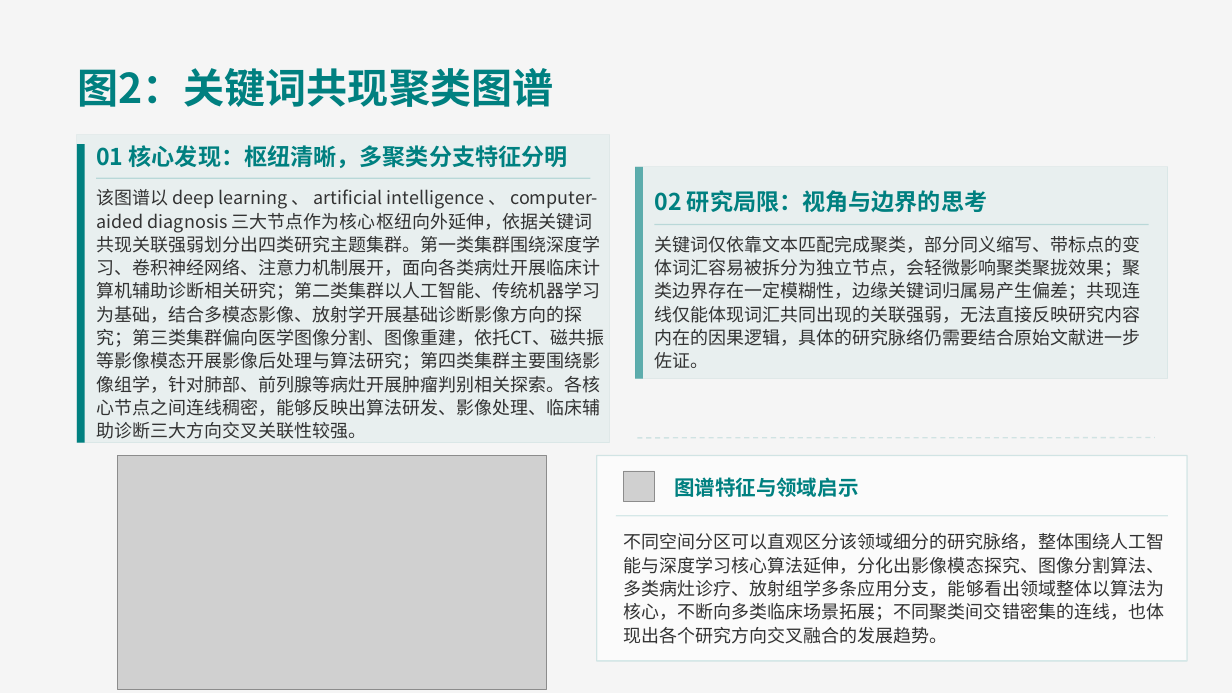
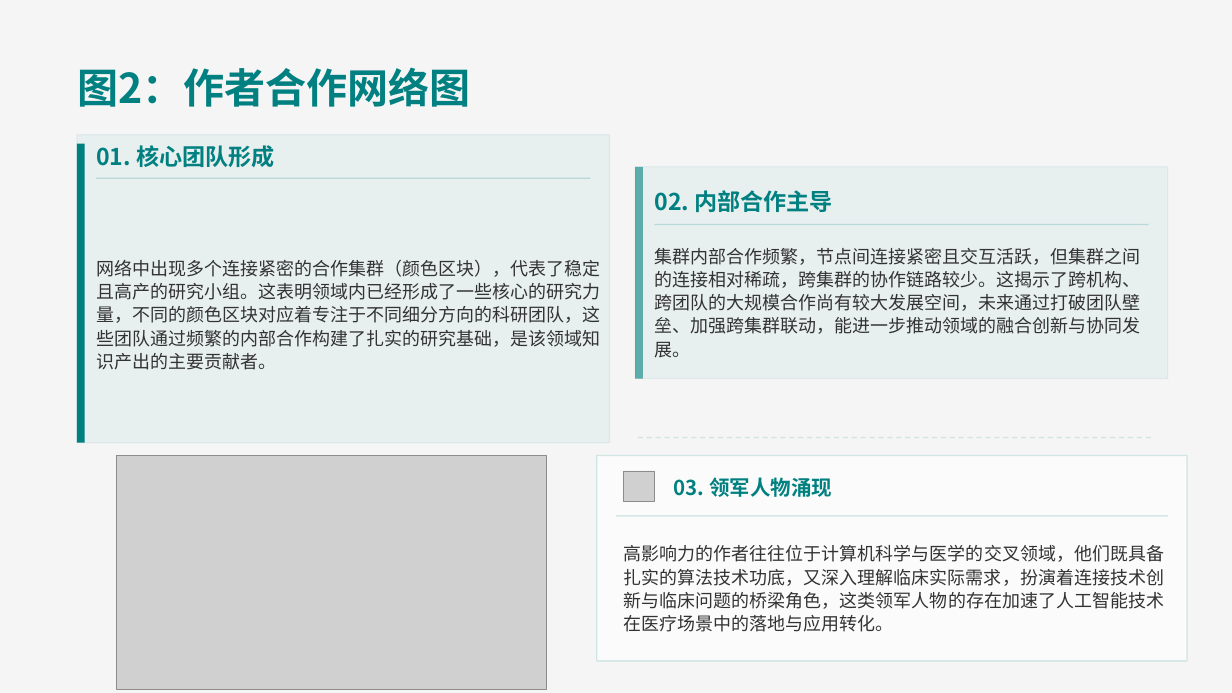
Before and after one commit to xzy11239/bibliometrics-project, a slide deck: slide 8 of presentation/人工智能辅助诊断的文献计量与知识图谱研究.pptx. Drawn at 1232x693 pixels with LibreOffice and Linux fonts; fonts in the diff are those of the drawing; grey boxes stand for pictures. Boxes give left, top, right and bottom in pixels: in the first picture for what was removed or moved away, otherwise in the second. Text is boxed around its words. In the diff, an @@ line names an element or a change of style, - is before the commit and + after.

```diff
--- a/presentation/人工智能辅助诊断的文献计量与知识图谱研究.pptx
+++ b/presentation/人工智能辅助诊断的文献计量与知识图谱研究.pptx
@@ text at [77, 67, 471, 107]: text changed @@
-图2：关键词共现聚类图谱
+图2：作者合作网络图
@@ rounded rectangle at [77, 135, 609, 443]: outline #006767 0.75 pt to #006767 1 pt @@
@@ text in rounded rectangle at [96, 145, 275, 167]: text changed @@
-01 核心发现：枢纽清晰，多聚类分支特征分明
+01. 核心团队形成
@@ rounded rectangle "01. 核心团队形成": place and size @@
-rounded rectangle "01. 核心团队形成" at [96, 145, 568, 168]
+rounded rectangle "01. 核心团队形成" at [96, 135, 584, 171]
@@ rounded rectangle at [636, 167, 1168, 379]: outline #006767 0.75 pt to #006767 1 pt @@
@@ text at [654, 190, 833, 212]: text changed @@
-02 研究局限：视角与边界的思考
+02. 内部合作主导
@@ text at [96, 260, 600, 370]: text changed @@
-该图谱以 deep learning 、 artificial intelligence 、 computer-aided diagnosis 三大节点作为核心枢纽向外延伸，依据关键词共现关联强弱划分出四类研究主题集群。第一类集群围绕深度学习、卷积神经网络、注意力机制展开，面向各类病灶开展临床计算机辅助诊断相关研究；第二类集群以人工智能、传统机器学习为基础，结合多模态影像、放射学开展基础诊断影像方向的探究；第三类集群偏向医学图像分割、图像重建，依托CT、磁共振等影像模态开展影像后处理与算法研究；第四类集群主要围绕影像组学，针对肺部、前列腺等病灶开展肿瘤判别相关探索。各核心节点之间连线稠密，能够反映出算法研发、影像处理、临床辅助诊断三大方向交叉关联性较强。
+网络中出现多个连接紧密的合作集群（颜色区块），代表了稳定且高产的研究小组。这表明领域内已经形成了一些核心的研究力量，不同的颜色区块对应着专注于不同细分方向的科研团队，这些团队通过频繁的内部合作构建了扎实的研究基础，是该领域知识产出的主要贡献者。
@@ text at [654, 248, 1140, 358]: text changed @@
-关键词仅依靠文本匹配完成聚类，部分同义缩写、带标点的变体词汇容易被拆分为独立节点，会轻微影响聚类聚拢效果；聚类边界存在一定模糊性，边缘关键词归属易产生偏差；共现连线仅能体现词汇共同出现的关联强弱，无法直接反映研究内容内在的因果逻辑，具体的研究脉络仍需要结合原始文献进一步佐证。
+集群内部合作频繁，节点间连接紧密且交互活跃，但集群之间的连接相对稀疏，跨集群的协作链路较少。这揭示了跨机构、跨团队的大规模合作尚有较大发展空间，未来通过打破团队壁垒、加强跨集群联动，能进一步推动领域的融合创新与协同发展。
@@ text at [674, 477, 832, 497]: text changed @@
-图谱特征与领域启示
+03. 领军人物涌现
@@ text at [624, 545, 1164, 632]: text changed @@
-不同空间分区可以直观区分该领域细分的研究脉络，整体围绕人工智能与深度学习核心算法延伸，分化出影像模态探究、图像分割算法、多类病灶诊疗、放射组学多条应用分支，能够看出领域整体以算法为核心，不断向多类临床场景拓展；不同聚类间交错密集的连线，也体现出各个研究方向交叉融合的发展趋势。
+高影响力的作者往往位于计算机科学与医学的交叉领域，他们既具备扎实的算法技术功底，又深入理解临床实际需求，扮演着连接技术创新与临床问题的桥梁角色，这类领军人物的存在加速了人工智能技术在医疗场景中的落地与应用转化。
```
Also in this commit, not shown: 11 other slides changed, 4 slides added, 2 slides removed.
